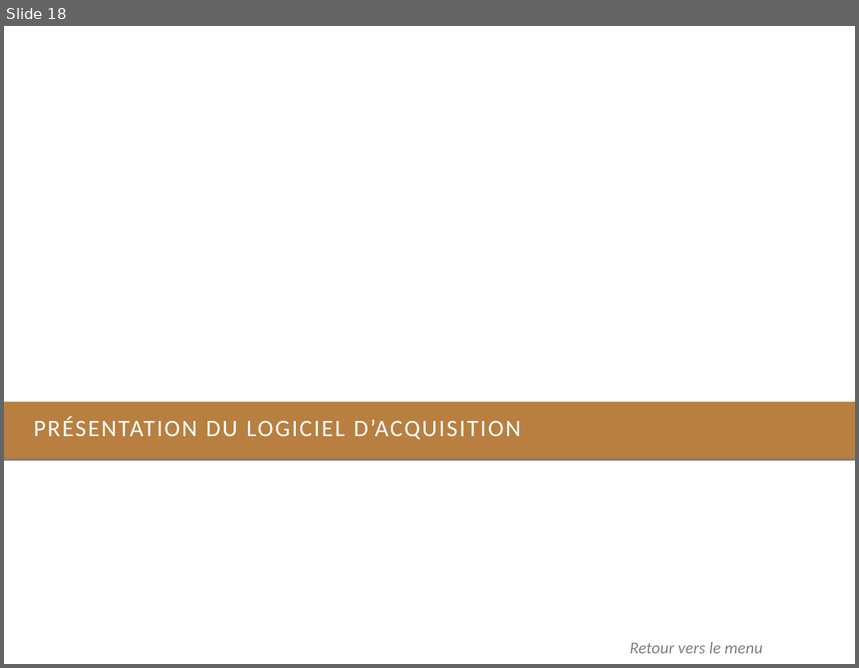
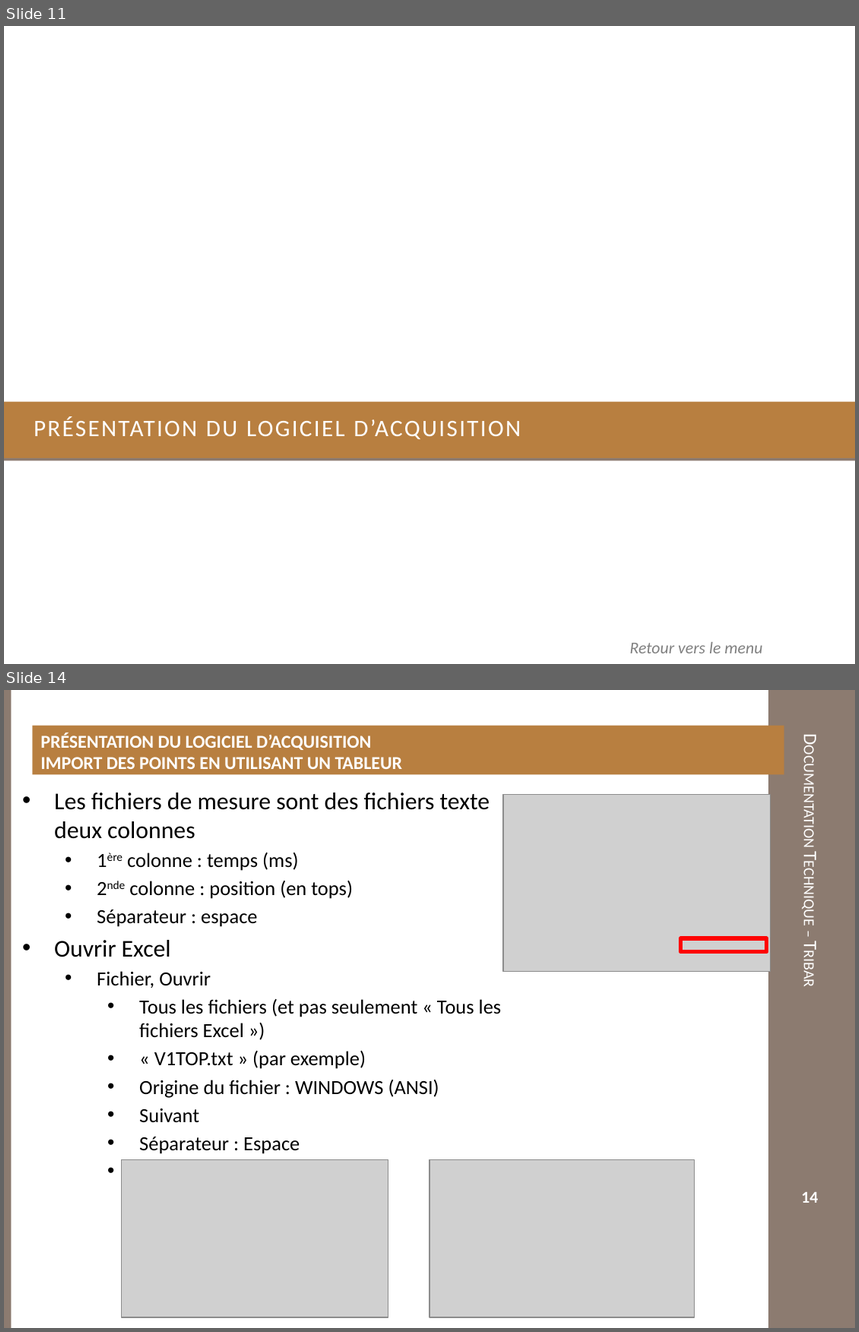
Before and after one commit to xpessoles/TP_PTSI, a slide deck: DocumentsTP/Documentation_Tribar.pptx. Shown one above the other, each under a label of ours: slide 18 before the commit, slides 11 and 14 after it; the slides between them are not shown. The pictures are 859x668 and 859x1332 pixels, drawn with LibreOffice and Linux fonts; fonts in the diff are those of the drawing; grey boxes stand for pictures; background and template pictures are left out. Boxes give left, top, right and bottom in pixels: in the first picture for what was removed or moved away, otherwise in the second. Text is boxed around its words. In the diff, an @@ line names an element or a change of style, - is before the commit and + after.

```diff
--- a/DocumentsTP/Documentation_Tribar.pptx
+++ b/DocumentsTP/Documentation_Tribar.pptx
@@ slide 14 added at [4, 690, 855, 1328], background #FFFFFF @@
@@ rectangle added at [4, 690, 11, 1328], fill #8C7B70 @@
@@ rectangle added at [769, 690, 855, 1328], fill #8C7B70 @@
@@ text added at [32, 726, 784, 775], fill #B87F40, 15.4 pt, text #FFFFFF, bold @@
+PRÉSENTATION DU LOGICIEL D’ACQUISITION
+IMPORT DES POINTS EN UTILISANT UN TABLEUR
@@ text added at [769, 726, 855, 1272], 16 pt, text #FFFFFF, small capitals @@
+Documentation Technique – Tribar
@@ text added at [54, 793, 502, 1154], 17 pt, text #000000 @@
+• Les fichiers de mesure sont des fichiers texte deux colonnes
+  • 1ère colonne : temps (ms)
+  • 2nde colonne : position (en tops)
+  • Séparateur : espace
+• Ouvrir Excel
+  • Fichier, Ouvrir
+    • Tous les fichiers (et pas seulement « Tous les fichiers Excel »)
+    • « V1TOP.txt » (par exemple)
+    • Origine du fichier : WINDOWS (ANSI)
+    • Suivant
+    • Séparateur : Espace
+    • Terminer
@@ picture added at [503, 795, 771, 972] @@
@@ rectangle added at [680, 939, 767, 952], outline #FF0000 3.35 pt @@
@@ picture added at [122, 1160, 389, 1319] @@
@@ picture added at [430, 1160, 694, 1319] @@
@@ page number added at [801, 1192, 818, 1203], 14 pt, text #FFFFFF, bold @@
+14
@@ what was slide 18 is now slide 11 @@
```
Also in this commit, not shown: 9 slides changed, 7 slides removed, 4 other files.
